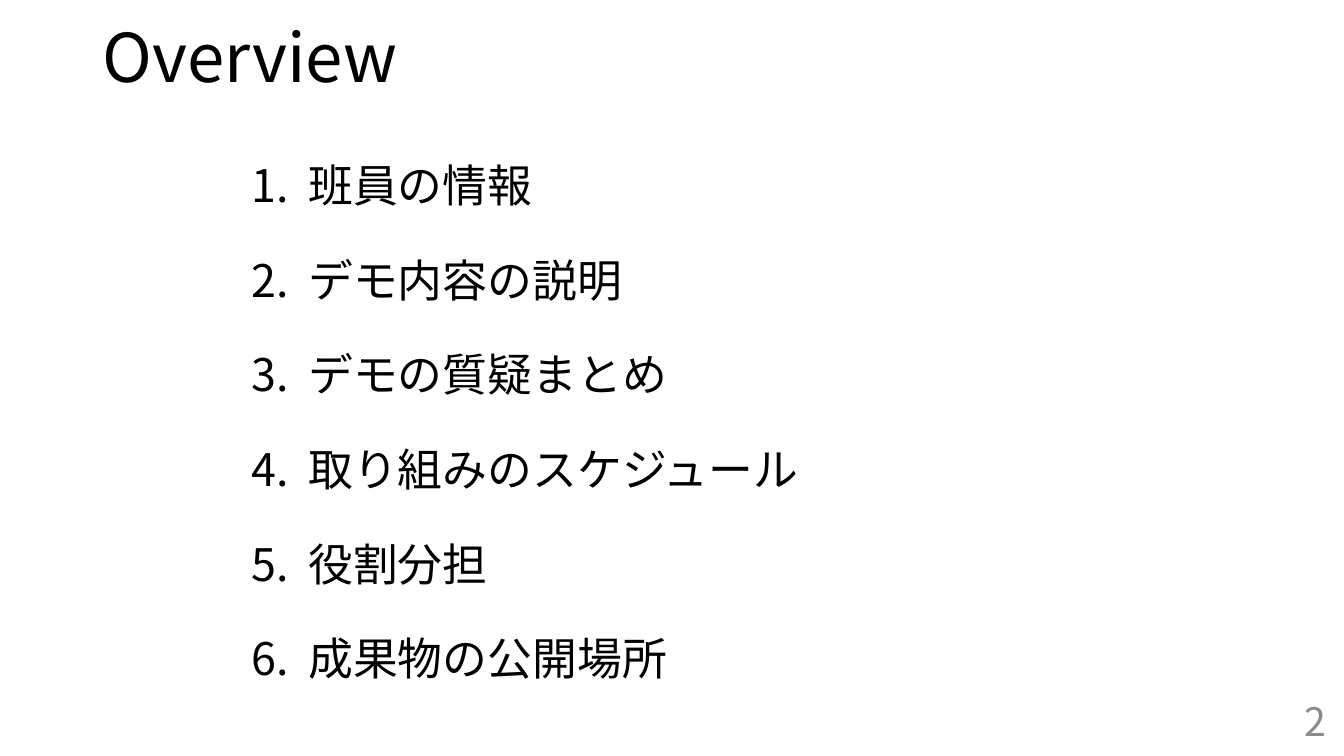
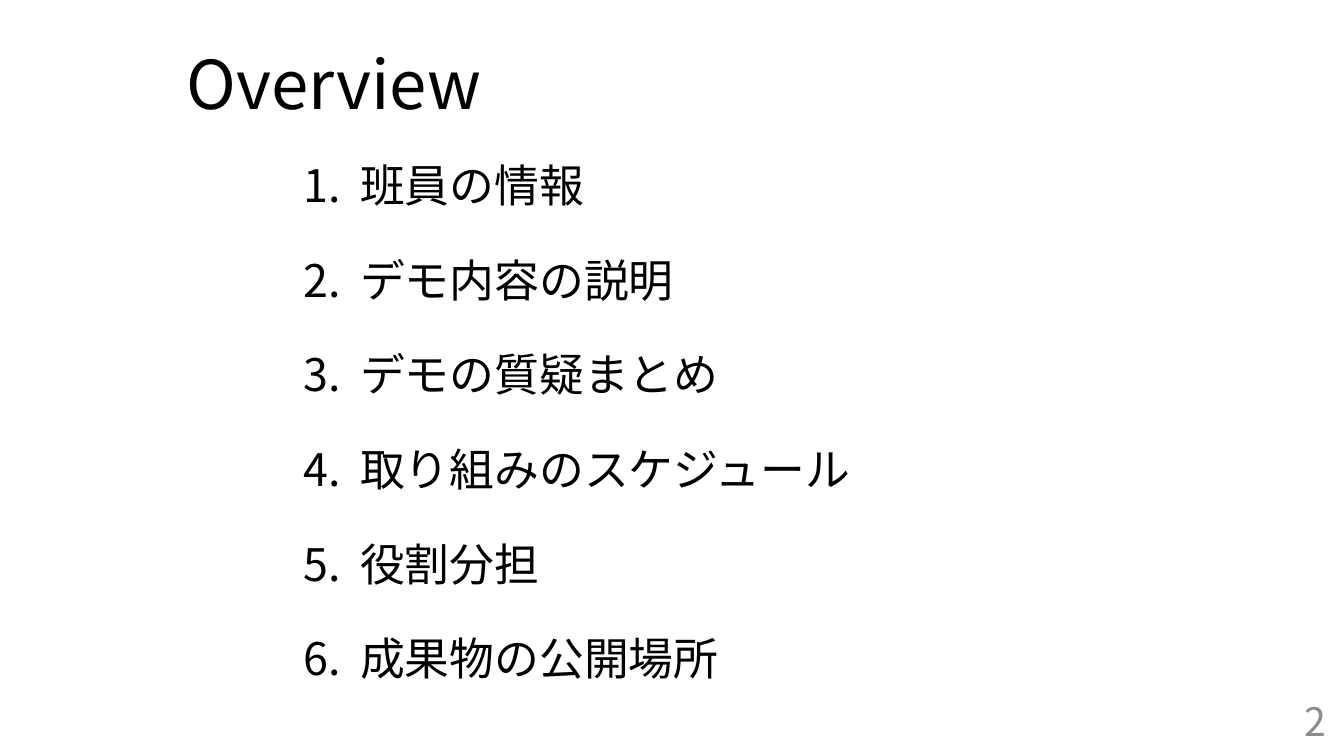
Before and after one commit to handai-trema/IaaS-team-1, a slide deck: slide 2 of FinalReport_team1.pptx. Drawn at 1344x756 pixels with LibreOffice and Linux fonts; fonts in the diff are those of the drawing. Boxes give left, top, right and bottom in pixels: in the first picture for what was removed or moved away, otherwise in the second. Text is boxed around its words. In the diff, an @@ line names an element or a change of style, - is before the commit and + after.

```diff
--- a/FinalReport_team1.pptx
+++ b/FinalReport_team1.pptx
@@ title "Overview": place and size @@
-title "Overview" at [102, 30, 397, 83]
+title "Overview" at [187, 57, 482, 110]
@@ text "班員の情報": place and size @@
-text "班員の情報" at [308, 164, 798, 679]
+text "班員の情報" at [360, 164, 850, 679]
```
Also in this commit, not shown: 3 other slides changed.
